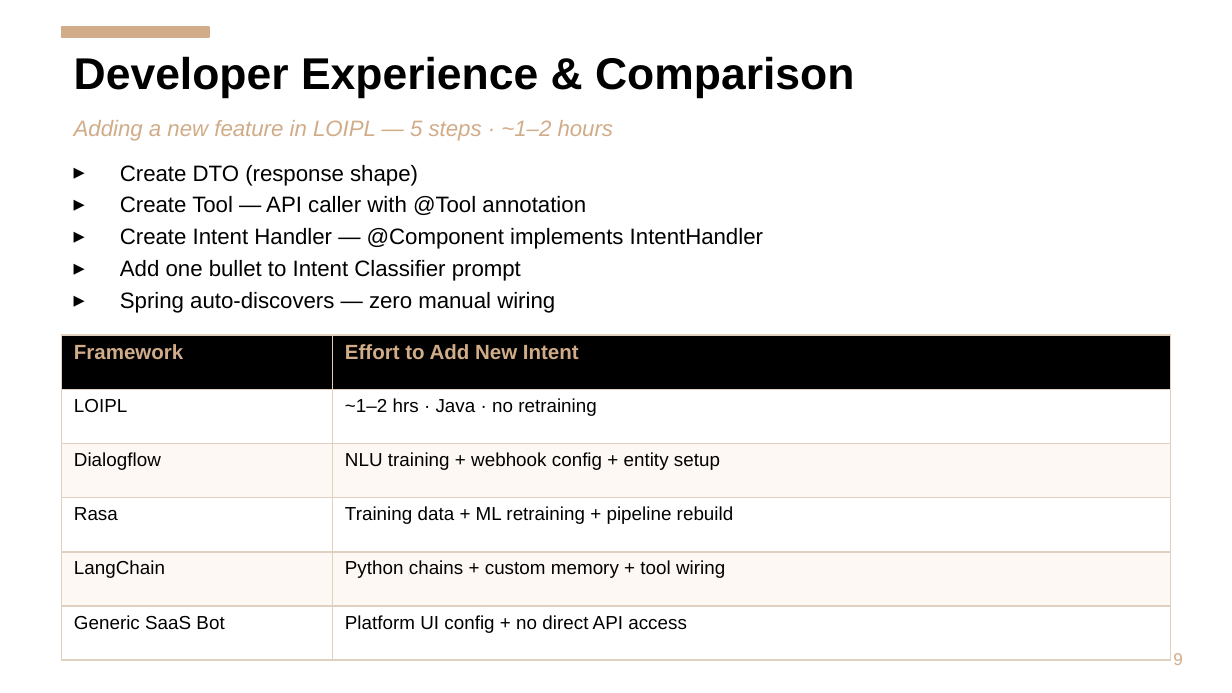
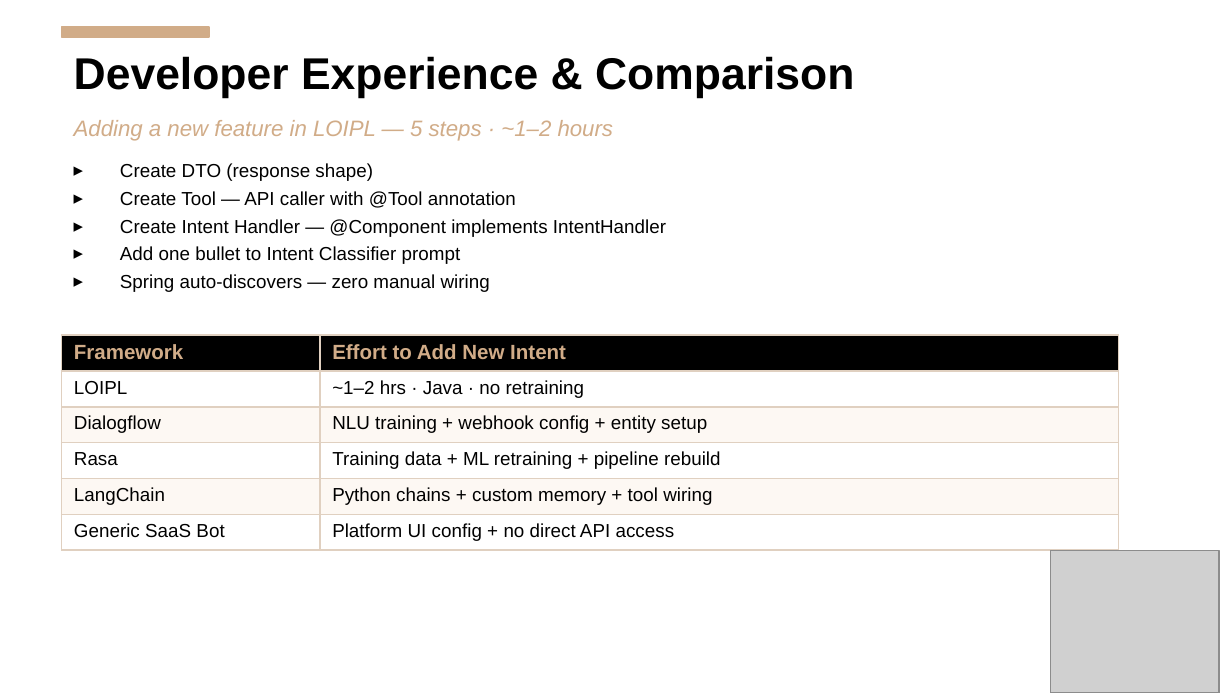
Before and after one commit to jagnyadatta67/lmg-chatbot, a slide deck: slide 9 of LOIPL_Chatbot_Architecture.pptx. Drawn at 1232x693 pixels with LibreOffice and Linux fonts; fonts in the diff are those of the drawing; grey boxes stand for pictures. Boxes give left, top, right and bottom in pixels: in the first picture for what was removed or moved away, otherwise in the second. Text is boxed around its words. In the diff, an @@ line names an element or a change of style, - is before the commit and + after.

```diff
--- a/LOIPL_Chatbot_Architecture.pptx
+++ b/LOIPL_Chatbot_Architecture.pptx
@@ text "Create DTO (response shape)" at (120, 163, 666, 292): size 13 to 11 pt @@
@@ table: place and size @@
-table at (62, 335, 1170, 660)
+table at (62, 335, 1119, 552)
@@ picture added at (1051, 551, 1220, 693) @@
@@ picture added at (1090, 584, 1220, 693) @@
@@ text removed at (1173, 653, 1183, 665) @@
-9
```
Also in this commit, not shown: 5 other slides changed, 9 other files.
